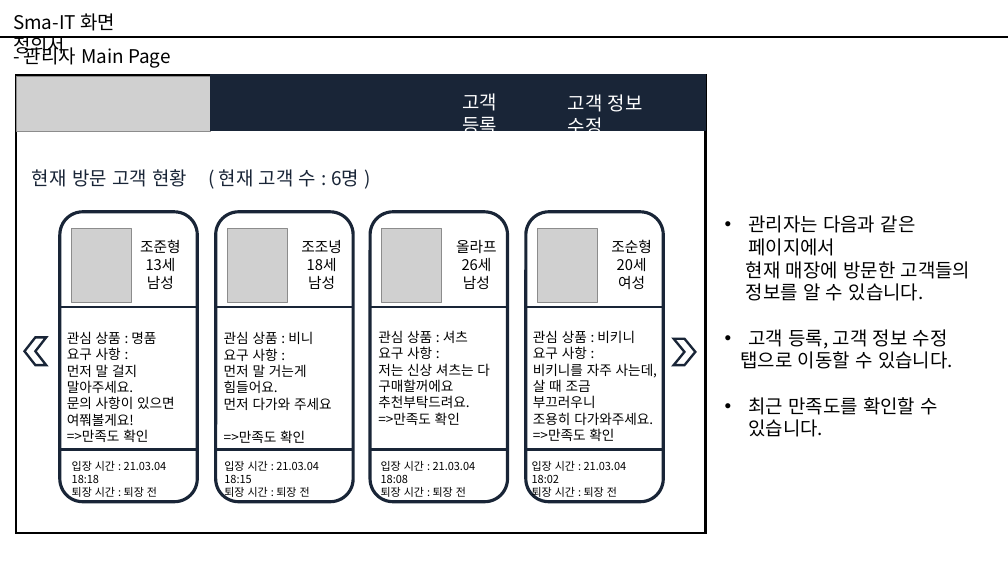
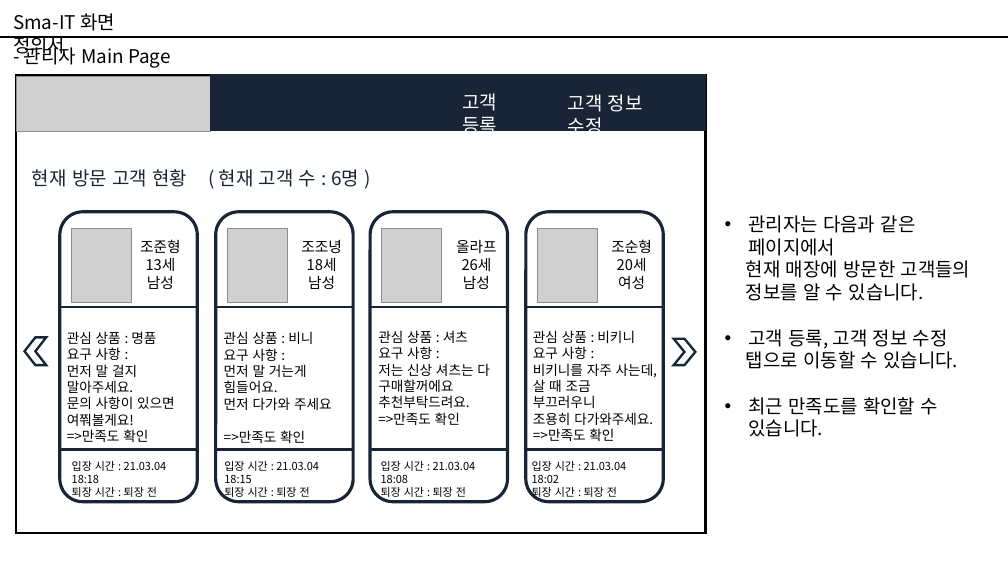
Before and after one commit to dnjswnsthd/Sma-IT, a slide deck: slide 4 of 산출물/화면정의서.pptx. Drawn at 1008x567 pixels with LibreOffice and Linux fonts; fonts in the diff are those of the drawing; grey boxes stand for pictures. Boxes give left, top, right and bottom in pixels: in the first picture for what was removed or moved away, otherwise in the second. Text is boxed around its words. In the diff, an @@ line names an element or a change of style, - is before the commit and + after.

Commit message:
Fix 화면 정의서 오타 수정

```diff
--- a/산출물/화면정의서.pptx
+++ b/산출물/화면정의서.pptx
@@ text "관리자는 다음과 같은 페이지에서" rewrapped from (x1=741, y1=215, x2=971, y2=437) to (x1=746, y1=215, x2=971, y2=415) @@
```
Also in this commit, not shown: 1 other slide changed.
